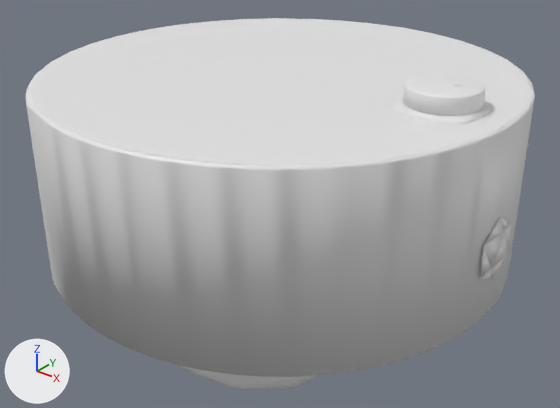
A saved change to the COLLADA model reachy_description/meshes/mobile_base_visual.dae.
Both versions are drawn from a 50 mm lens placed at (0.476, -0.597, 0.46), pointed at (0.01, -0.014, 0.099). Every picture has the same lights, and +X, +Y and +Z are marked at lower left. Where no turn or scale is listed for an object, it has been applied to the vertices.

The older version as bpy lines, for what is in view:
```python
ob_asm00158_wooden_board_001 = bpy.data.objects.new('ASM00158_wooden_board.001', me_asm00158_wooden_board_001)
ob_asm00158_wooden_board_001.location = (0.0, 0.0, 0.1442)
ob_logo_main_triangle_002 = bpy.data.objects.new('logo_main_triangle.002', me_logo_main_triangle_002)
ob_logo_main_triangle_002.location = (0.2337, -0.0004, 0.1202)
ob_logo_medium_triangle_006 = bpy.data.objects.new('logo_medium_triangle.006', me_logo_medium_triangle_006)
ob_logo_medium_triangle_006.location = (0.2337, -0.0004, 0.1202)
ob_logo_small_triangle_2_005 = bpy.data.objects.new('logo_small_triangle_2.005', me_id2804_002)
ob_logo_small_triangle_2_005.location = (0.2337, -0.0004, 0.1202)
ob_shell_001 = bpy.data.objects.new('shell.001', me_shell_001)
ob_shell_001.location = (0.0, 0.0, 0.144)
ob_std00455_omniwheel_075 = bpy.data.objects.new('STD00455_omniwheel.075', me_id98_002)
ob_std00455_omniwheel_075.location = (0.0874, -0.1513, 0.106)
ob_trm_srf_187 = bpy.data.objects.new('TRM_SRF.187', me_trm_srf_187)
ob_trm_srf_187.location = (0.181, 0.0, 0.244)
ob_trm_srf_269 = bpy.data.objects.new('TRM_SRF.269', me_trm_srf_269)
ob_trm_srf_269.location = (0.181, 0.0, 0.244)
```
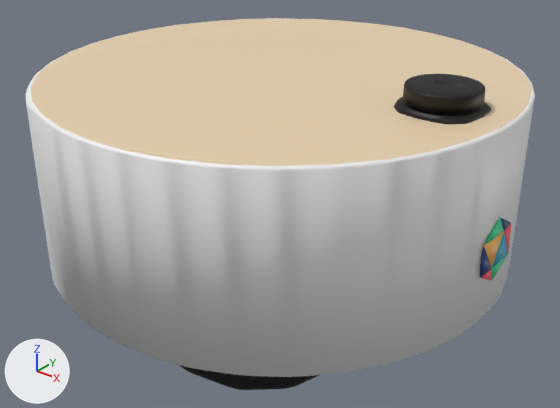
Changed parts and their boxes [x1, y1, x2, y2] in the pictures (560 x 408 px):
'ASM00158_wooden_board.001', recoloured (white to beige): [31, 18, 532, 166] in both
'TRM_SRF.269', recoloured (white to black): [403, 74, 486, 115] in both
'STD00455_omniwheel.075', recoloured (grey to black): [180, 365, 319, 390] in both
'TRM_SRF.187', recoloured (white to black): [394, 97, 491, 124] in both
'logo_medium_triangle.006', recoloured: [483, 232, 504, 268] in both
'logo_main_triangle.002', recoloured (grey to cyan): [492, 233, 508, 268] in both
'logo_small_triangle_2.005', recoloured (grey to blue): [480, 247, 491, 277] in both

Diff of the bpy script that builds the scene:
```diff
--- a/reachy_description/meshes/mobile_base_visual.dae.py
+++ b/reachy_description/meshes/mobile_base_visual.dae.py
@@ mat_id10030 @@
+mat_id10030 = principled_material('ID10030')
+mat_id10030.base_color = (0.0437, 0.434, 0.638)  # cyan #3bb0d1
@@ mat_id10068 @@
+mat_id10068 = principled_material('ID10068')
+mat_id10068.base_color = (1.0, 0.539, 0.12)  # orange #ffc261
@@ mat_id10060 @@
+mat_id10060 = principled_material('ID10060')
+mat_id10060.base_color = (0.0273, 0.063, 0.242)  # blue #2e4787
@@ mat_material_002 @@
+mat_material_002 = principled_material('Material.002')
+mat_material_002.base_color = (0.82, 0.653, 0.435)  # beige #ead3b0
@@ mat_bedrock_black @@
+mat_bedrock_black = principled_material('bedrock_black')
+mat_bedrock_black.base_color = (0.0, 0.0, 0.0)  # black #000000
@@ me_logo_main_triangle_002 @@
 me_logo_main_triangle_002.from_pydata(...)  # 34 vertices, 64 faces; spans x 0.0109..0.0183, y -0.0167..0.0167, z -0.0097..0.0193
+me_logo_main_triangle_002.materials.append(mat_id10030)  # cyan #3bb0d1
@@ me_logo_medium_triangle_006 @@
 me_logo_medium_triangle_006.from_pydata(...)  # 34 vertices, 64 faces; spans x 0.0109..0.0182, y -0.0276..-0.0008, z -0.0091..0.0196
+me_logo_medium_triangle_006.materials.append(mat_id10068)  # orange #ffc261
@@ me_id2804_002 @@
 me_id2804_002.from_pydata(...)  # 26 vertices, 48 faces; spans x 0.0109..0.0181, y -0.0278..-0.0179, z -0.0156..0.0142
+me_id2804_002.materials.append(mat_id10060)  # blue #2e4787
@@ me_asm00158_wooden_board_001 @@
 me_asm00158_wooden_board_001.from_pydata(...)  # 76 vertices, 148 faces; spans x -0.242..0.242, y -0.243..0.243, z 0.087..0.095
+me_asm00158_wooden_board_001.materials.append(mat_material_002)  # beige #ead3b0
@@ me_trm_srf_269 @@
 me_trm_srf_269.from_pydata(...)  # 580 vertices, 1152 faces; spans x -0.035..0.035, y -0.0349..0.0349, z 0.0005..0.018
+me_trm_srf_269.materials.append(mat_bedrock_black)  # black #000000
@@ me_trm_srf_187 @@
 me_trm_srf_187.from_pydata(...)  # 425 vertices, 846 faces; spans x -0.0383..0.0384, y -0.0383..0.0383, z -0.0209..0.0
+me_trm_srf_187.materials.append(mat_bedrock_black)  # black #000000
@@ me_id98_002 @@
 me_id98_002.from_pydata(...)  # 2165 vertices, 4325 faces; spans x -0.085..0.104, y -0.081..0.045, z -0.107..0.107
+me_id98_002.materials.append(mat_bedrock_black)  # black #000000
```
